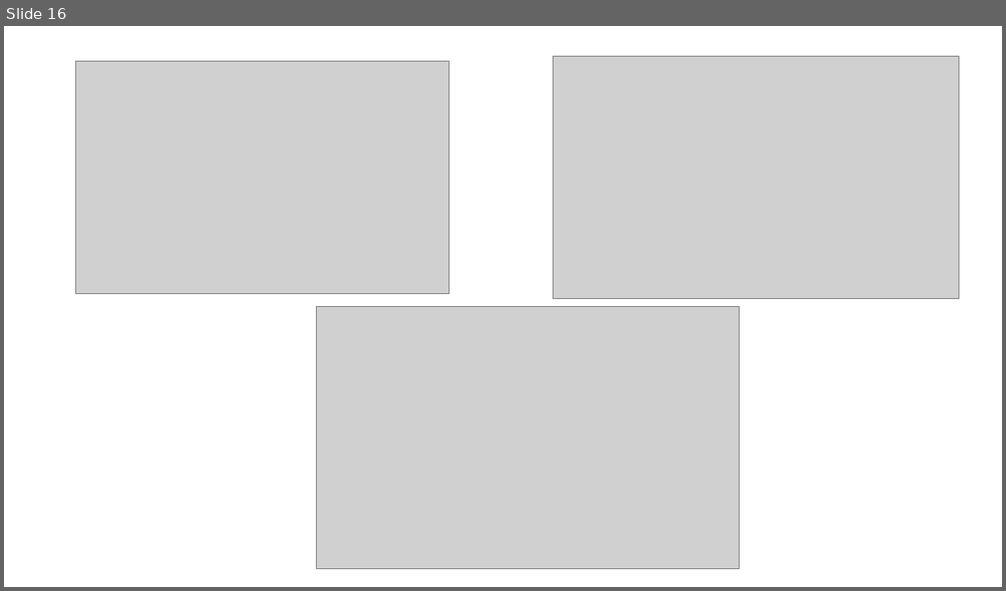
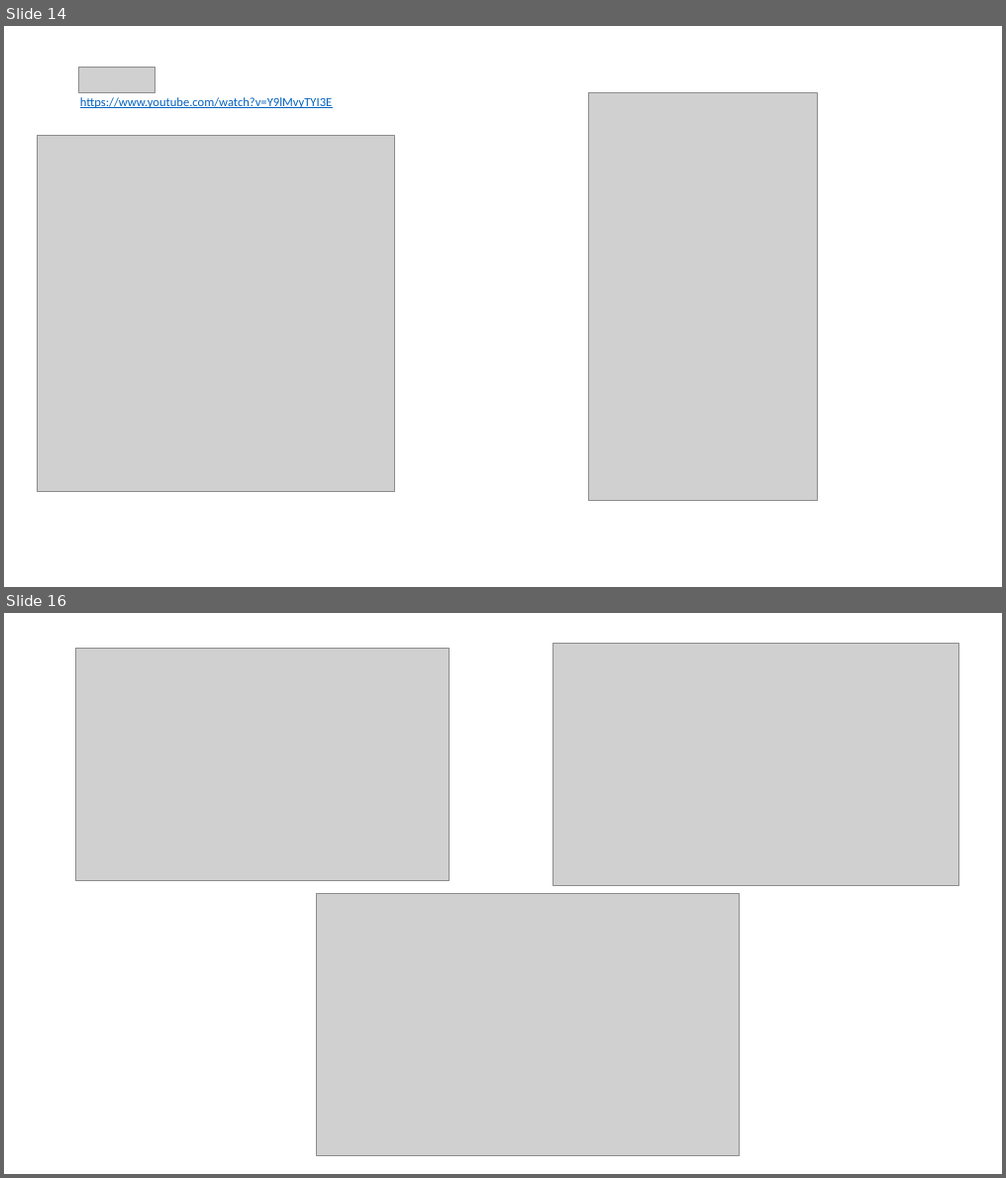
Before and after one commit to MakerMeets/ttn, a slide deck: 2018-10-22 Maker Meet (Graham & TTN Mapper)/Presentation - TTN Mapper.pptx. Shown one above the other, each under a label of ours: slide 16 before the commit, slides 14 and 16 after it; the slides between them are not shown. The pictures are 1006x591 and 1006x1178 pixels, drawn with LibreOffice and Linux fonts; fonts in the diff are those of the drawing; grey boxes stand for pictures. Boxes give left, top, right and bottom in pixels: in the first picture for what was removed or moved away, otherwise in the second. Text is boxed around its words. In the diff, an @@ line names an element or a change of style, - is before the commit and + after.

```diff
--- a/2018-10-22 Maker Meet (Graham & TTN Mapper)/Presentation - TTN Mapper.pptx
+++ b/2018-10-22 Maker Meet (Graham & TTN Mapper)/Presentation - TTN Mapper.pptx
@@ slide 14 added at box(4, 26, 1002, 587), background #FFFFFF @@
@@ picture added at box(79, 68, 155, 92) @@
@@ title added at box(80, 97, 332, 108), 12 pt, text #0563C1, underline @@
+https://www.youtube.com/watch?v=Y9lMvyTYI3E
@@ picture added at box(589, 92, 818, 500) @@
@@ picture added at box(38, 135, 395, 491) @@
```
Also in this commit, not shown: 2 slides changed, 1 slide removed.
